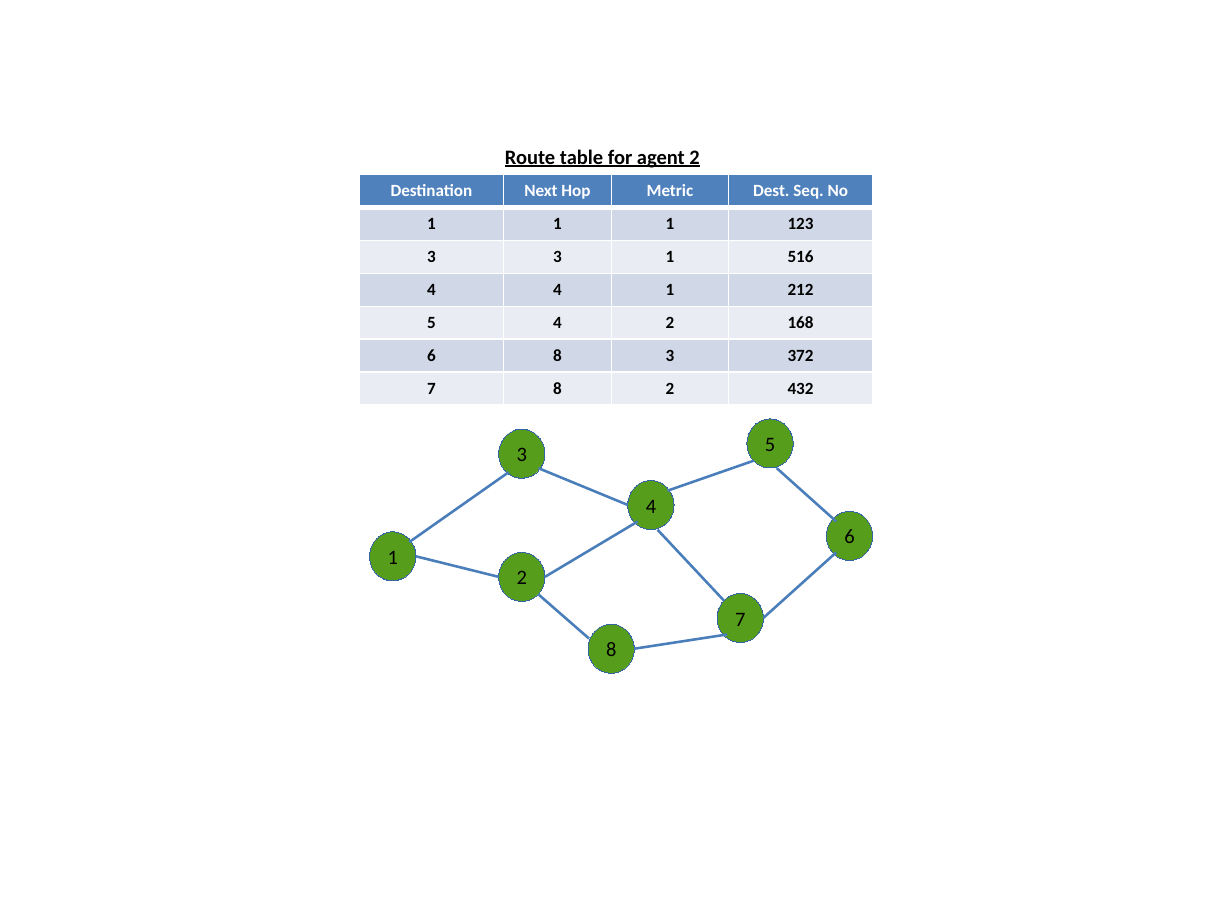
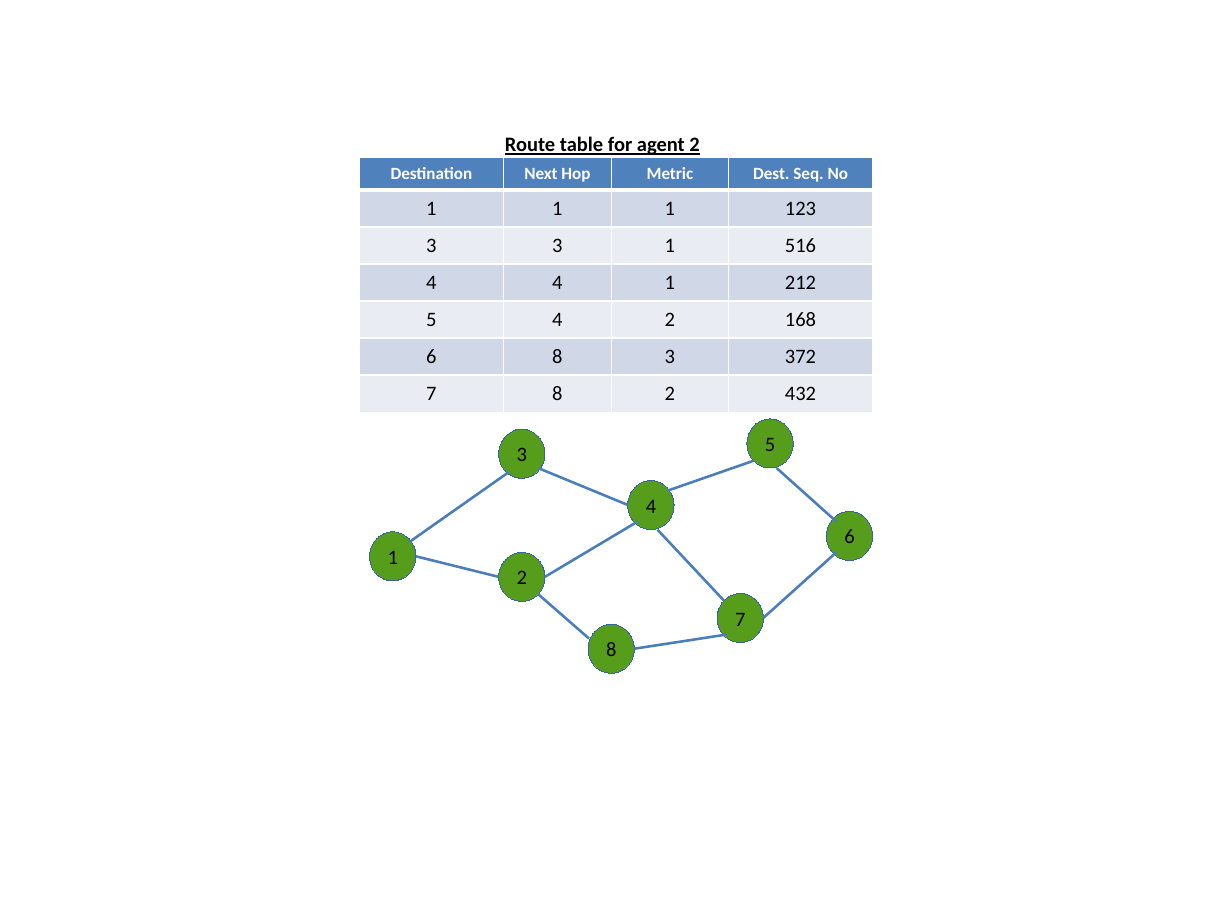
Before and after one commit to kadir4172/formation_control, a slide deck: slide 10 of Tez Çizimleri.pptx. Drawn at 1232x924 pixels with LibreOffice and Linux fonts; fonts in the diff are those of the drawing. Boxes give left, top, right and bottom in pixels: in the first picture for what was removed or moved away, otherwise in the second. Text is boxed around its words. In the diff, an @@ line names an element or a change of style, - is before the commit and + after.

```diff
--- a/Tez Çizimleri.pptx
+++ b/Tez Çizimleri.pptx
@@ text "Route table for agent 2": place and size @@
-text "Route table for agent 2" at [505,149,699,168]
+text "Route table for agent 2" at [505,136,699,155]
@@ table at [360,158,873,413] @@
@@ size 10 to 12 pt, bold off in "1", "1", "1", "123" and 20 more places @@
@@ table: place and size @@
-table at [360,175,873,405]
+table at [360,158,873,413]
```
Also in this commit, not shown: 5 other slides changed, 26 other files.
